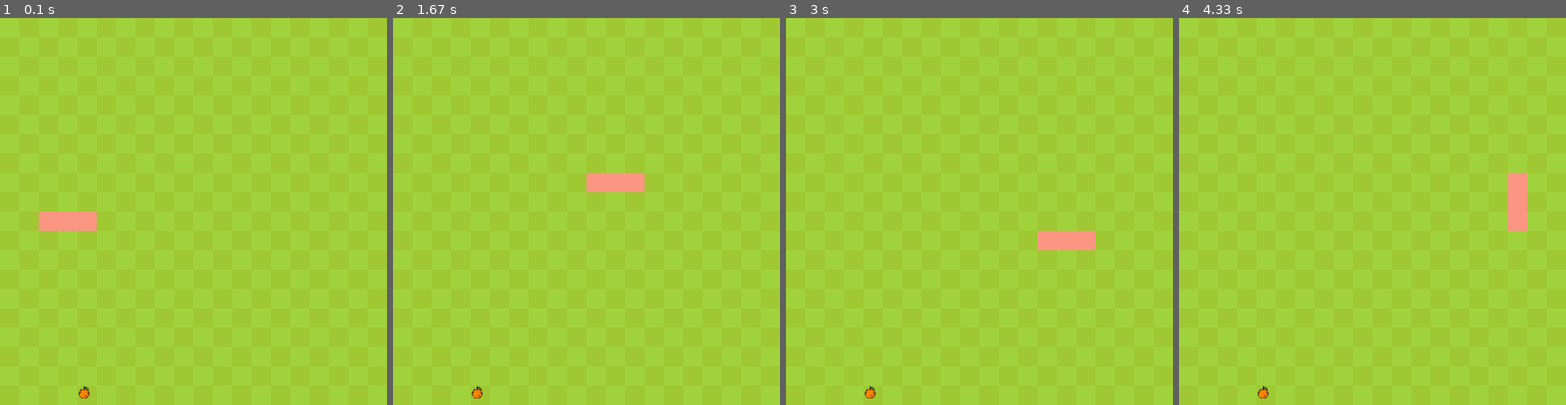
Above: before the commit, frames 1-4 (left to right).
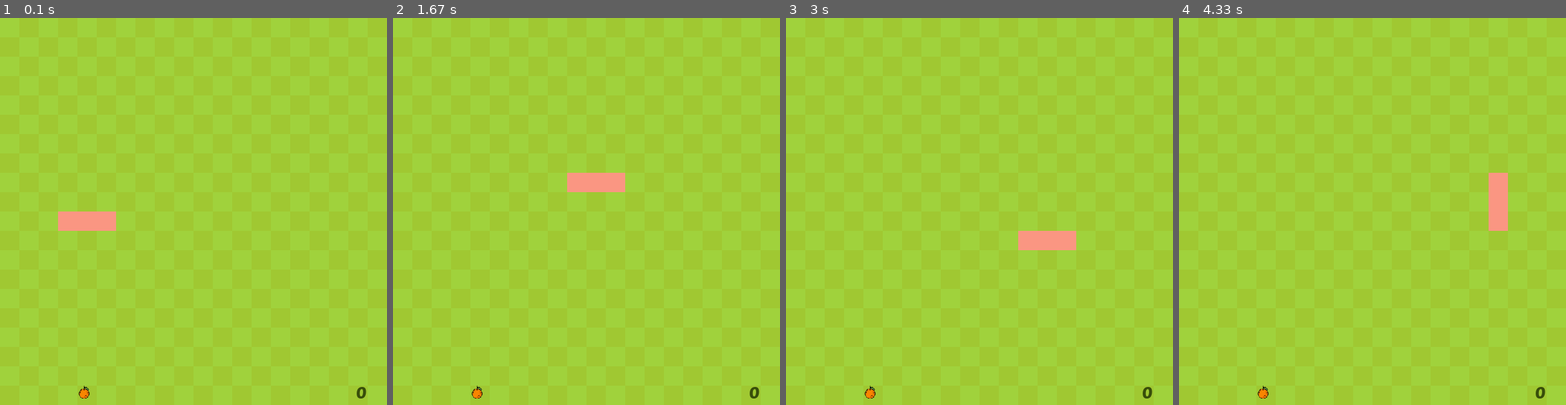
Above: after the commit, the same moments.

Repository: Kinzangwangmo/Cap2-PyGame-Snake
Game: pygame game, started from snake game.py
Same seed, same stepped clock (60 frames per second), same inputs: the game is played once before the commit and once after it.
Inputs:
- Up to frame 1 (0.1 s): no input
- Up to frame 2 (1.67 s): hold Right 0.33-0.8 s; hold Up 0.83-1.13 s; hold Right 1.17-1.63 s
- Up to frame 3 (3 s): hold Down 2.23-2.53 s; hold Left 2.57-2.97 s
- Up to frame 4 (4.33 s): hold Up 3-3.37 s; hold Right 3.4-4.03 s; hold Down from 4.07 s (still down)

The runs differ from the first frame. In frame 1, 0.6% of the frame differs, in the area x 10-95%, y 50-99%; in frame 2, 0.6%; in frame 3, 0.6%; in frame 4, 1.6%, in the area x 80-95%, y 40-99%.

Commit message:
add score code

Diff:
--- a/snake game.py
+++ b/snake game.py
@@ -3,8 +3,8 @@
 
 class SNAKE:
     def __init__(self):
-        self.body = [Vector2(4,10),Vector2(3,10),Vector2(2,10)]
-        self.direction = Vector2(1,0)
+        self.body = [Vector2(5,10),Vector2(4,10),Vector2(3,10)]
+        self.direction = Vector2(0,0)
         self.new_block = False
 
 
@@ -14,6 +14,8 @@
             y_pos = int(block.y * cell_size)
             block_rect = pygame.Rect(x_pos,y_pos,cell_size,cell_size)
             pygame.draw.rect(screen,(250,150,130),block_rect)
+
+
 
 
     def move_snake(self):
@@ -29,6 +31,11 @@
 
     def add_block(self):
         self.new_block = True
+
+    def reset(self):
+        self.body = [Vector2(5,10),Vector2(4,10),Vector2(3,10)]
+        self.direction = Vector2(0,0)
+
 
 
 class FRUIT:
@@ -63,6 +70,7 @@
         self.check_collision()
         self.check_fail()
 
+
     def draw_elements(self):
         self.draw_grass()
         self.snake.draw_snake()
@@ -73,6 +81,12 @@
         if self.fruit.pos == self.snake.body[0]:
             self.fruit.randomize()
             self.snake.add_block()
+
+        for block in self.snake.body[0]:
+            if block == self.fruit.pos:
+                self.fruit.randomize()
+
+
 
     def check_fail(self):
     # check if snake is outside the screen
@@ -86,8 +100,7 @@
 
 
     def game_over(self):
-        pygame.quit()
-        sys.exit()
+        self.snake.reset()
 
     def draw_grass(self):
         grass_color = (160,210,60)
@@ -105,16 +118,12 @@
                         pygame.draw.rect(screen,grass_color,grass_rect)
 
     def draw_score(self):
-        score_text =  str(len(self.snake.body) - 2)
-        score_surface = game_font.render(score_text,True,(50,70,10))
-        score_x = int(cell_size * cell_size - 50)
-        score_y = int(cell_size * cell_number -30)
-        score_rect = score_surface.get_rect(center=(score_x,score_y))
-        Orange_rect = Orange.get_rect(midright =(score_rect.left,score_rect.centery))
-
+        score_text = str(len(self.snake.body) - 3)
+        score_surface = game_font.render(score_text,True,(55,77,10))
+        score_x = int(cell_number * cell_size - 40)
+        score_y = int(cell_number * cell_size - 20)
+        score_rect = score_surface.get_rect(center = (score_x,score_y))
         screen.blit(score_surface,score_rect)
-        screen.blit(Orange,Orange_rect)
-
 
 
 pygame.init()
@@ -124,7 +133,8 @@
 clock = pygame.time.Clock()
 Orange = pygame.image.load('Orange.png').convert_alpha()
 Orange = pygame.transform.scale(Orange, (20, 20))
-game_font = pygame.font.Font('TrueType font file.ttf',10)
+game_font = pygame.font.Font('PoetsenOne-Regular.ttf',25)
+score_font = pygame.font.Font('PoetsenOne-Regular.ttf',25)
 
 
 
Binary file added: PoetsenOne-Regular.ttf
Not shown, added: RGB/sound/Sound crunch wav.wav
Not shown, added: Sound crunch.wav/Sound crunch wav.wav
